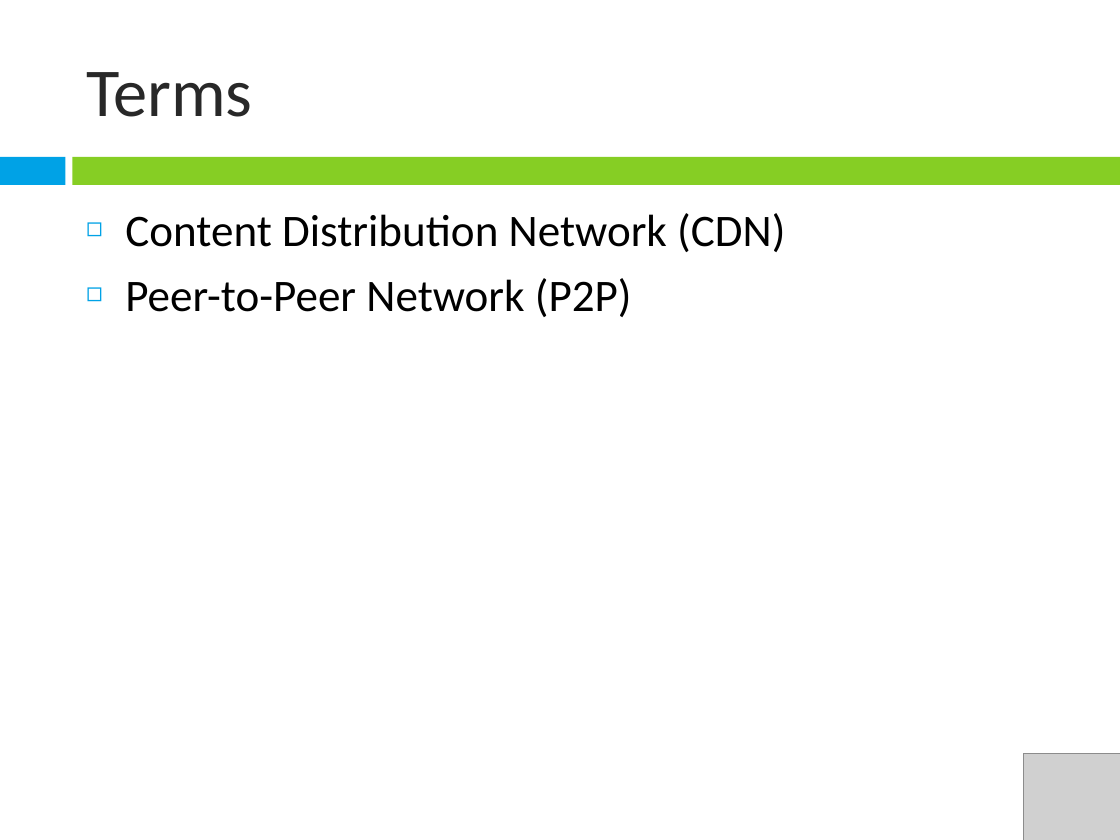
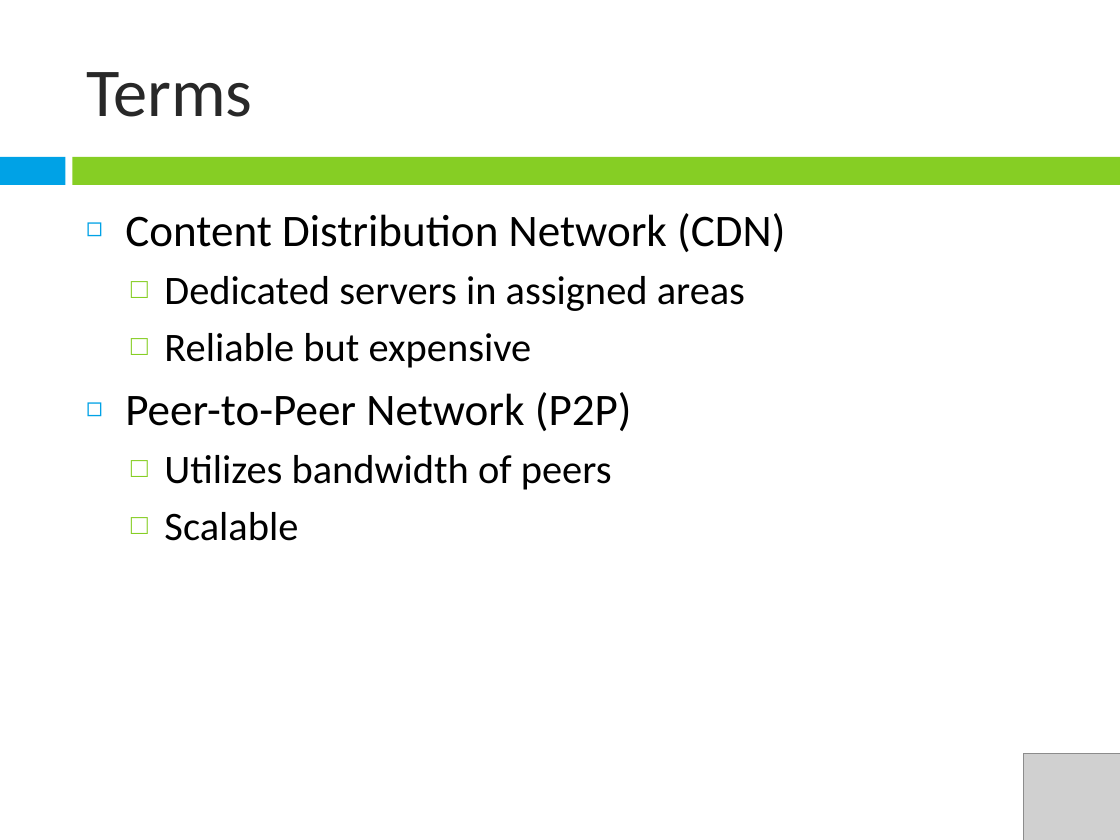
Before and after one commit to janeriongcol/ndsg-chupacabra, a slide deck: slide 2 of Presentations/Mock Presentation.pptx. Drawn at 1120x840 pixels with LibreOffice and Linux fonts; fonts in the diff are those of the drawing; grey boxes stand for pictures. Boxes give left, top, right and bottom in pixels: in the first picture for what was removed or moved away, otherwise in the second. Text is boxed around its words. In the diff, an @@ line names an element or a change of style, - is before the commit and + after.

```diff
--- a/Presentations/Mock Presentation.pptx
+++ b/Presentations/Mock Presentation.pptx
@@ text at (x1=164, y1=276, x2=745, y2=368): paragraphs added @@
+  □ Dedicated servers in assigned areas
+  □ Reliable but expensive
@@ text at (x1=164, y1=455, x2=612, y2=541): paragraphs added @@
+  □ Utilizes bandwidth of peers
+  □ Scalable
```
Also in this commit, not shown: 15 other slides changed, 3 slides added.
